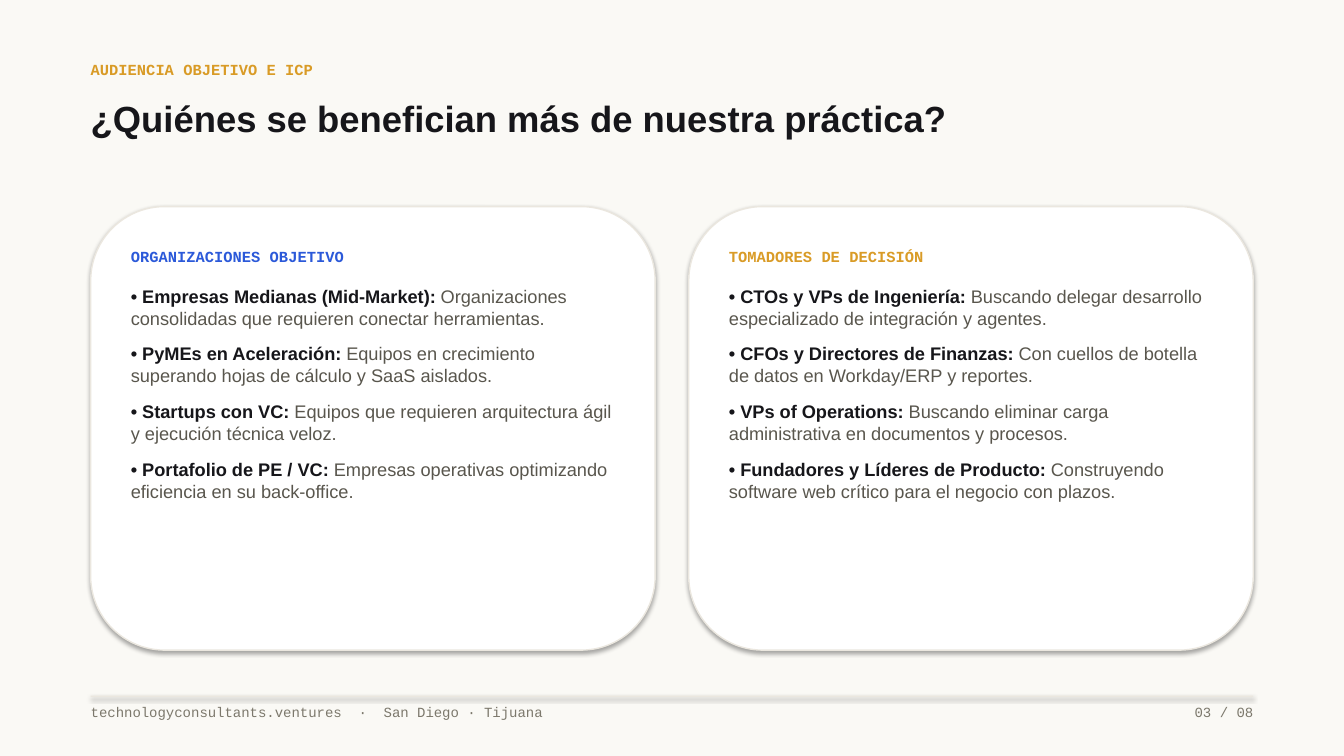
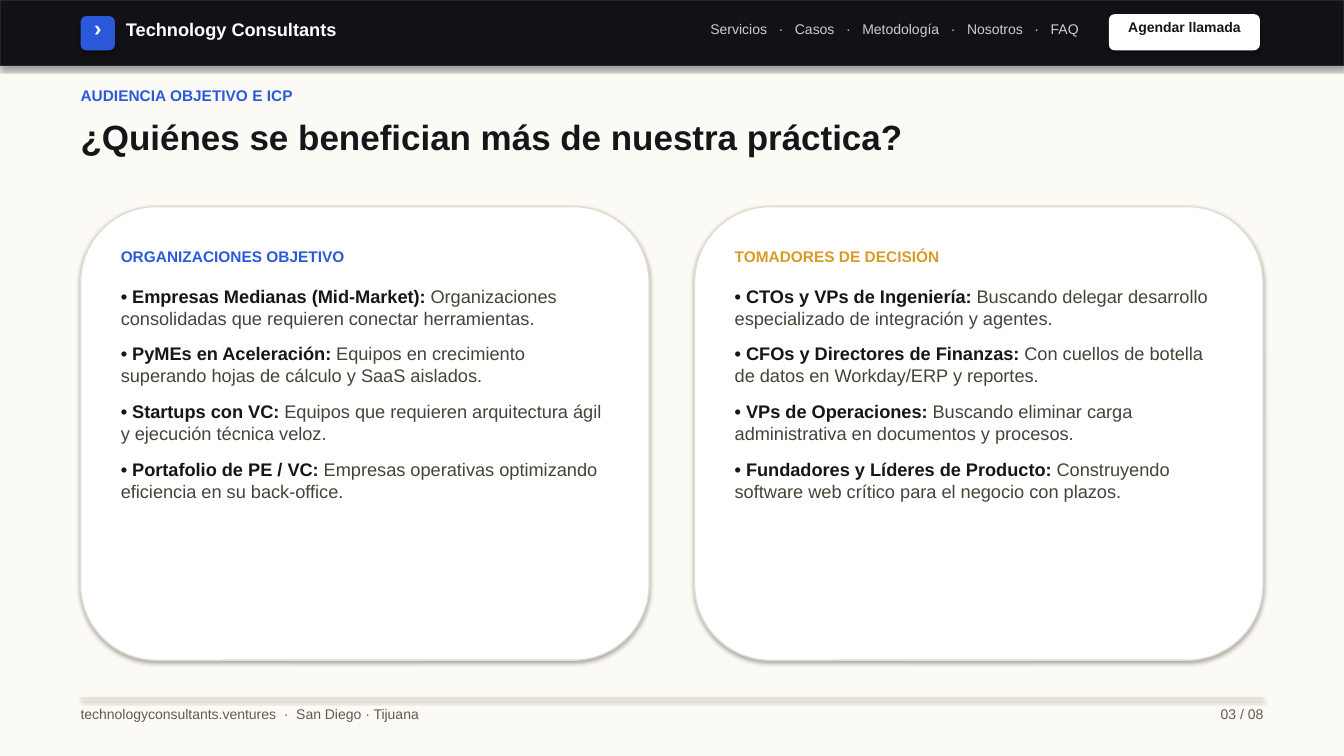
Before and after one commit to rguido198/TechnologyConsultantsVentures, a slide deck: slide 3 of Technology_Consultants_A_Quien_Enviarme_MX.pptx. Drawn at 1344x756 pixels with LibreOffice and Linux fonts; fonts in the diff are those of the drawing. Boxes give left, top, right and bottom in pixels: in the first picture for what was removed or moved away, otherwise in the second. Text is boxed around its words. In the diff, an @@ line names an element or a change of style, - is before the commit and + after.

Commit message:
Update design.md and rebuild PowerPoint decks with Helvetica Neue system sans typography, web navigation mockup, and clean modern software brand styling

```diff
--- a/Technology_Consultants_A_Quien_Enviarme_MX.pptx
+++ b/Technology_Consultants_A_Quien_Enviarme_MX.pptx
@@ background #FAF9F5 to #FBFAF5 @@
@@ rectangle added at bbox=[0, 0, 1344, 66], fill #121216, outline #26262C 1 pt @@
@@ rounded rectangle added at bbox=[81, 16, 115, 50], fill #2B59D9 @@
@@ text added at bbox=[81, 14, 115, 48], 16 pt, text #FFFFFF, bold @@
+›
@@ text added at bbox=[126, 22, 337, 40], 13 pt, text #FFFFFF, bold @@
+Technology Consultants
@@ text added at bbox=[710, 23, 1079, 37], 10 pt, text #C8CDD7 @@
+Servicios · Casos · Metodología · Nosotros · FAQ
@@ rounded rectangle added at bbox=[1109, 14, 1260, 50], fill #FFFFFF @@
@@ text added at bbox=[1128, 22, 1241, 35], 10 pt, text #16161A, bold @@
+Agendar llamada
@@ text "AUDIENCIA OBJETIVO E ICP": place and size @@
-text "AUDIENCIA OBJETIVO E ICP" at bbox=[91, 64, 313, 75]
+text "AUDIENCIA OBJETIVO E ICP" at bbox=[81, 90, 293, 101]
@@ text "AUDIENCIA OBJETIVO E ICP" at bbox=[81, 90, 293, 101]: font Courier New to Arial, text colour #D99B26 to #2B59D9 @@
@@ text "¿Quiénes se benefician más de ...": place and size @@
-text "¿Quiénes se benefician más de ..." at bbox=[91, 105, 946, 139]
+text "¿Quiénes se benefician más de ..." at bbox=[81, 124, 902, 157]
@@ text "¿Quiénes se benefician más de ..." at bbox=[81, 124, 902, 157]: size 26 to 25 pt @@
@@ rounded rectangle: place and size @@
-rounded rectangle at bbox=[91, 207, 655, 650]
+rounded rectangle at bbox=[81, 207, 649, 660]
@@ rounded rectangle at bbox=[81, 207, 649, 660]: outline #EBE7DF 1 pt to #E2DDD0 1 pt @@
@@ rounded rectangle at bbox=[695, 207, 1263, 660]: outline #EBE7DF 1 pt to #E2DDD0 1 pt @@
@@ rounded rectangle: place and size @@
-rounded rectangle at bbox=[689, 207, 1253, 650]
+rounded rectangle at bbox=[695, 207, 1263, 660]
@@ text "ORGANIZACIONES OBJETIVO": place and size @@
-text "ORGANIZACIONES OBJETIVO" at bbox=[131, 251, 611, 498]
+text "ORGANIZACIONES OBJETIVO" at bbox=[121, 251, 601, 498]
@@ text "ORGANIZACIONES OBJETIVO" at bbox=[121, 251, 601, 498]: font Courier New to Arial in "ORGANIZACIONES OBJETIVO"; text colour #59564D to #454337 in "Organizaciones consolidadas que requieren conectar herramien ...", "Equipos en crecimiento superando hojas de cálculo ...", "Equipos que requieren arquitectura ágil y ejecución ...", "Empresas operativas optimizando eficiencia en su back-office ..." @@
@@ text at bbox=[735, 249, 1208, 502]: font Courier New to Arial in "TOMADORES DE DECISIÓN"; text colour #59564D to #454337 in "Buscando delegar desarrollo especializado de integración y ...", "Con cuellos de botella de datos en ...", "Construyendo software web crítico para el negocio ..." @@
@@ text at bbox=[735, 404, 1132, 444]: text changed; text colour #59564D to #454337 @@
-• VPs of Operations: Buscando eliminar carga administrativa en documentos y procesos.
+• VPs de Operaciones: Buscando eliminar carga administrativa en documentos y procesos.
@@ text "technologyconsultants.ventures · San Diego · ...": place and size @@
-text "technologyconsultants.ventures · San Diego · ..." at bbox=[91, 707, 543, 720]
+text "technologyconsultants.ventures · San Diego · ..." at bbox=[81, 709, 419, 722]
@@ text "technologyconsultants.ventures · San Diego · ..." at bbox=[81, 709, 419, 722]: font Courier New to Arial, text colour #7C786C to #5F5C52 @@
@@ rectangle: place and size @@
-rectangle at bbox=[91, 696, 1253, 697]
+rectangle at bbox=[81, 698, 1263, 699]
@@ rectangle at bbox=[81, 698, 1263, 699]: fill #EBE7DF to #E2DDD0 @@
@@ text "03 / 08" at bbox=[1221, 709, 1264, 719]: font Courier New to Arial, text colour #7C786C to #5F5C52 @@
@@ text "03 / 08": place and size @@
-text "03 / 08" at bbox=[1195, 707, 1254, 717]
+text "03 / 08" at bbox=[1221, 709, 1264, 719]
```
Also in this commit, not shown: 7 other slides changed, 2 other files.
